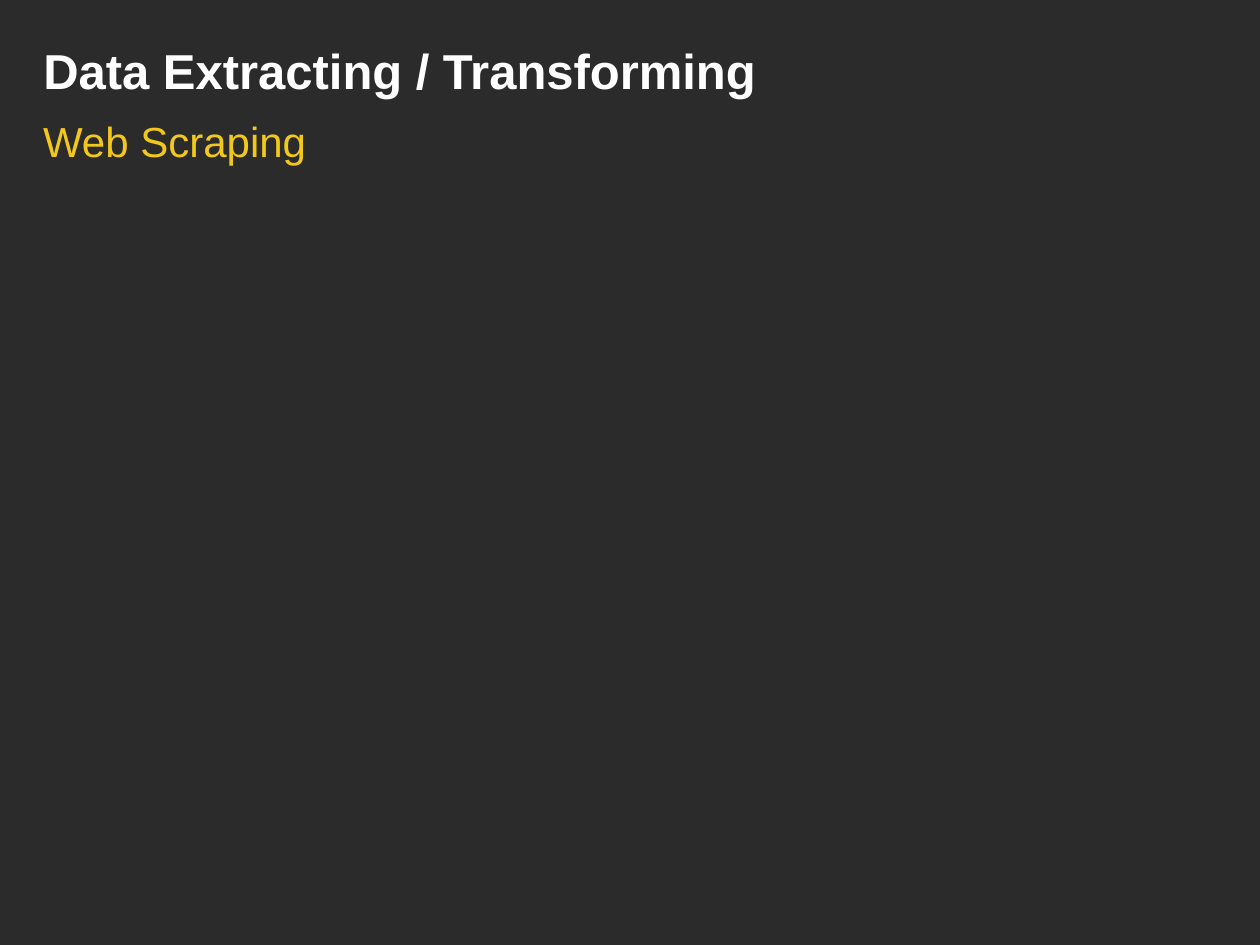
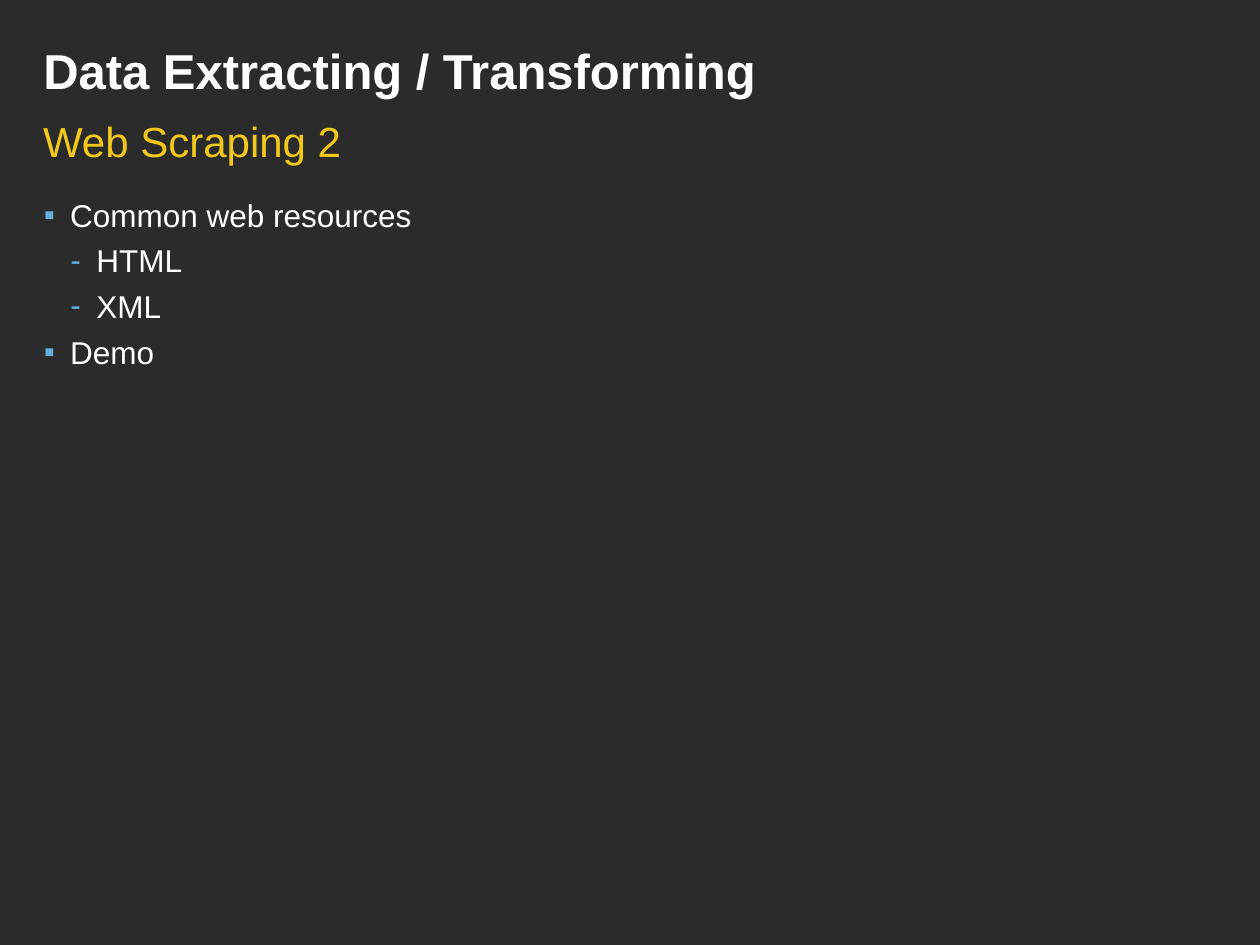
Before and after one commit to ianlin/small-data, a slide deck: slide 15 of training/data_etl.ppt (slide 11 before the commit). Drawn at 1260x945 pixels with LibreOffice and Linux fonts; fonts in the diff are those of the drawing; background and template pictures are left out; a plain dark background stands for a picture behind light text. Boxes give left, top, right and bottom in pixels: in the first picture for what was removed or moved away, otherwise in the second. Text is boxed around its words. In the diff, an @@ line names an element or a change of style, - is before the commit and + after.

Commit message:
update the slide

```diff
--- a/training/data_etl.ppt
+++ b/training/data_etl.ppt
@@ text at box(43, 126, 341, 165): text changed @@
-Web Scraping
+Web Scraping 2
@@ text added at box(70, 204, 411, 365), 18 pt, text #FFFFFF @@
+▪ Common web resources
+  – HTML
+  – XML
+▪ Demo
```
Also in this commit, not shown: 3 other slides changed, 6 slides added, 2 slides removed.
